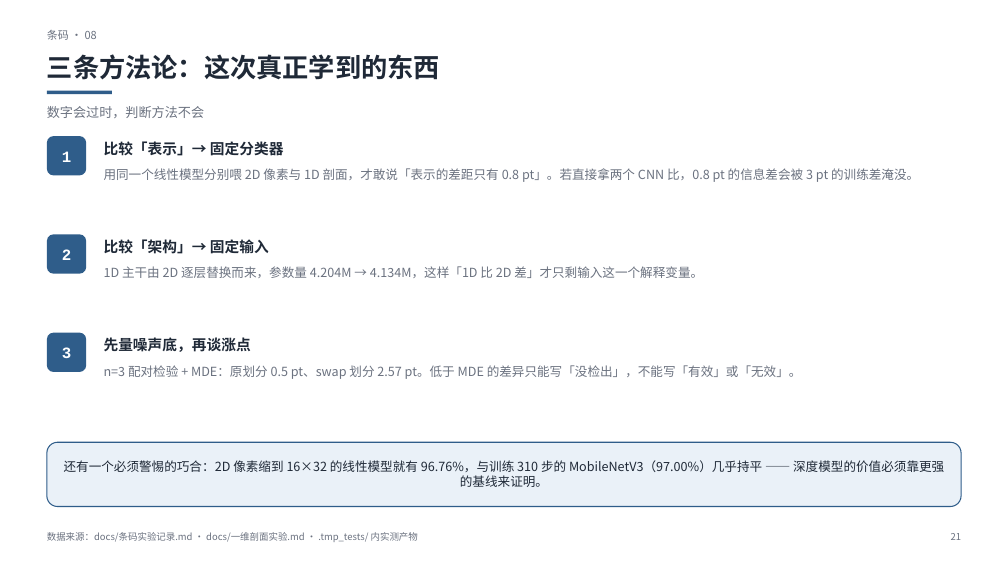
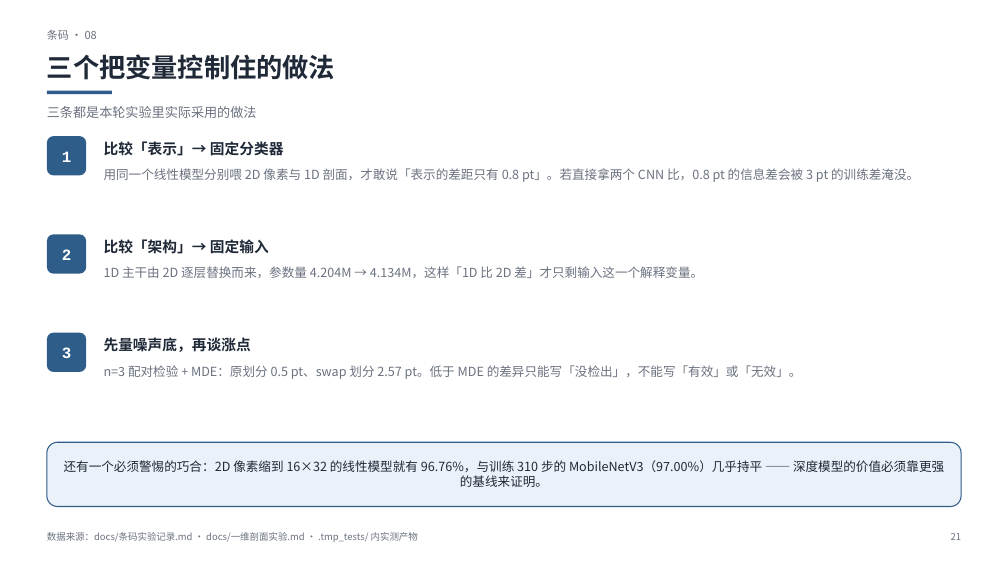
Before and after one commit to adddd392/study0, a slide deck: slide 21 of slides/第三周汇报.pptx. Drawn at 1008x567 pixels with LibreOffice and Linux fonts; fonts in the diff are those of the drawing. Boxes give left, top, right and bottom in pixels: in the first picture for what was removed or moved away, otherwise in the second. Text is boxed around its words. In the diff, an @@ line names an element or a change of style, - is before the commit and + after.

Commit message:
fix(slides): 封面与目录改为并列陈述两件事，去掉跨部分的归纳表述
【问题】原封面副标题「从分割头源码到条码实验：两条线上的『对比怎么做才可信』」
把两部分强行归纳成一条主观主线；目录标题「两件事，同一个方法论」和底部
强调块也在做同样的归纳。这类表述不是实验结论，属于个人概括。

【修改】
  · 封面：主标题「第三周汇报」，下面并列两行直接说明做了什么：
      一、YOLO11 → YOLO26 实例分割头：结构差异与 CPU 实测
      二、条码码制分类：基线、负结果、划分反转与一维剖面
  · 目录标题：「两件事，同一个方法论」→「两部分的内容」
  · 目录底部强调块：改为交代页码与内容范围（P3–P12 / P13–P22），
    仅说明两部分相互独立、各自给出问题方法数据结论，不做归纳
  · 条码 08 页：标题「三条方法论：这次真正学到的东西」→
    「三个把变量控制住的做法」，副标题改为「三条都是本轮实验里实际采用的做法」
  · 封面日期标签去掉与主标题重复的「第三周汇报」

版面自检仍为 0 问题（无越界、无重叠、页码 1–26 正确）。

```diff
--- a/slides/第三周汇报.pptx
+++ b/slides/第三周汇报.pptx
@@ text at (x1=47, y1=54, x2=335, y2=80): text changed @@
-三条方法论：这次真正学到的东西
+三个把变量控制住的做法
@@ text at (x1=47, y1=106, x2=257, y2=118): text changed @@
-数字会过时，判断方法不会
+三条都是本轮实验里实际采用的做法
```
Also in this commit, not shown: 2 other slides changed, 1 other file.
